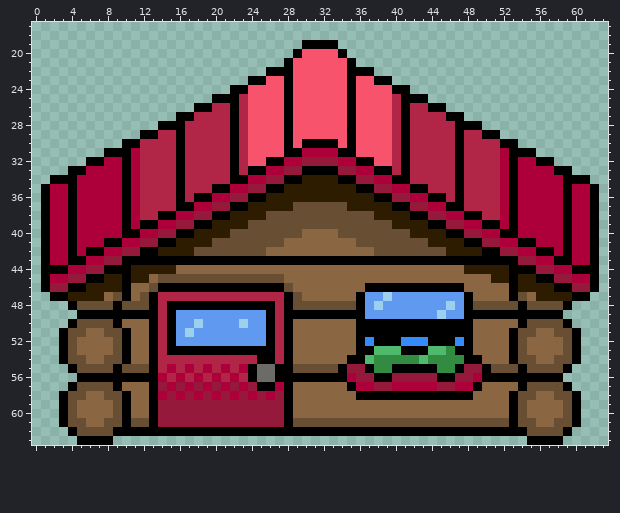
One commit to this pixel-art file: sprite/Pokemon Game/Log Cabin.aseprite. The first picture shows the starting point.
64x64 pixels, 1 frame. Shown: x 0..63, y 17..63.
And afterwards:
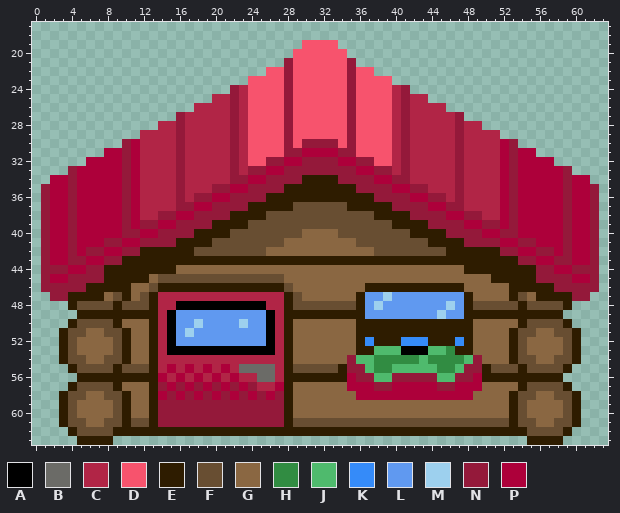
Palette (. is transparent): A #000000  B #6b6b67  C #b12546  D #f7536d  E #2e1c00  F #684e32  G #8a6742  H #318c42  J #4fba6d  K #358bf9  L #6099f0  M #9dd0ee  N #94193a  P #ad003a
Edits made:
y 19: x 30..33 AAAA -> DDDD
y 20: x 29 A -> D; x 34 A -> D
y 21: x 28 A -> N; x 35 A -> N
y 22: x 26..28 AAA -> DDN; x 35..37 AAA -> NDD
y 23: x 24..25 AA -> DD; x 28 A -> N; x 35 A -> N; x 38..39 AA -> DD
y 24: x 22..23 AA -> NC; x 28 A -> N; x 35 A -> N; x 40..41 AA -> CN
y 25: x 20..22 AAA -> CCN; x 28 A -> N; x 35 A -> N; x 41..43 AAA -> NCC
y 26: x 18..19 AA -> CC; x 22 A -> N; x 28 A -> N; x 35 A -> N; x 41 A -> N; x 44..45 AA -> CC
y 27: x 16..17 AA -> NC; x 22 A -> N; x 28 A -> N; x 35 A -> N; x 41 A -> N; x 46..47 AA -> CN
y 28: x 14..16 AAA -> CCN; x 22 A -> N; x 28 A -> N; x 35 A -> N; x 41 A -> N; x 47..49 AAA -> NCC
y 29: x 12..13 AA -> CC; x 16 A -> N; x 22 A -> N; x 28 A -> N; x 35 A -> N; x 41 A -> N; x 47 A -> N; x 50..51 AA -> CC
y 30: x 10..11 AA -> NP; x 16 A -> N; x 22 A -> N; x 28 A -> N; x 30..33 AAAA -> NNNN; x 35 A -> N; x 41 A -> N; x 47 A -> N; x 52..53 AA -> PN
y 31: x 8..10 AAA -> PPN; x 16 A -> N; x 22 A -> N; x 28..29 AA -> NN; x 34..35 AA -> NN; x 41 A -> N; x 47 A -> N; x 53..55 AAA -> NPP
y 32: x 6..7 AA -> PP; x 10 A -> N; x 16 A -> N; x 22 A -> N; x 26..27 AA -> NN; x 36..37 AA -> NN; x 41 A -> N; x 47 A -> N; x 53 A -> N; x 56..57 AA -> PP
y 33: x 4..5 AA -> NP; x 10 A -> N; x 16 A -> N; x 22 A -> N; x 24..25 AA -> NN; x 30..33 AAAA -> NNNN; x 38..39 AA -> NN; x 41 A -> N; x 47 A -> N; x 53 A -> N; x 58..59 AA -> PN
y 34: x 2..4 AAA -> PPN; x 10 A -> N; x 16 A -> N; x 22..23 AA -> NN; x 28..29 AA -> NN; x 34..35 AA -> NN; x 40..41 AA -> NN; x 47 A -> N; x 53 A -> N; x 59..61 AAA -> NPP
y 35: x 1 A -> N; x 4 A -> N; x 10 A -> N; x 16 A -> N; x 20..21 AA -> NN; x 26..27 AA -> NN; x 36..37 AA -> NN; x 42..43 AA -> NN; x 47 A -> N; x 53 A -> N; x 59 A -> N; x 62 A -> N
y 36: x 1 A -> N; x 4 A -> N; x 10 A -> N; x 16 A -> N; x 18..19 AA -> NN; x 24..25 AA -> NN; x 38..39 AA -> NN; x 44..45 AA -> NN; x 47 A -> N; x 53 A -> N; x 59 A -> N; x 62 A -> N
y 37: x 1 A -> N; x 4 A -> N; x 10 A -> N; x 16..17 AA -> NN; x 22..23 AA -> NN; x 40..41 AA -> NN; x 46..47 AA -> NN; x 53 A -> N; x 59 A -> N; x 62 A -> N
y 38: x 1 A -> N; x 4 A -> N; x 10 A -> N; x 14..15 AA -> NN; x 20..21 AA -> NN; x 42..43 AA -> NN; x 48..49 AA -> NN; x 53 A -> N; x 59 A -> N; x 62 A -> N
y 39: x 1 A -> N; x 4 A -> N; x 10 A -> N; x 12..13 AA -> NN; x 18..19 AA -> NN; x 44..45 AA -> NN; x 50..51 AA -> NN; x 53 A -> N; x 59 A -> N; x 62 A -> N
y 40: x 1 A -> N; x 4 A -> N; x 10..11 AA -> NN; x 16..17 AA -> NN; x 46..47 AA -> NN; x 52..53 AA -> NN; x 59 A -> N; x 62 A -> N
y 41: x 1 A -> N; x 4 A -> N; x 8..9 AA -> NN; x 14..15 AA -> NN; x 48..49 AA -> NN; x 54..55 AA -> NN; x 59 A -> N; x 62 A -> N
y 42: x 1 A -> N; x 4 A -> N; x 6..7 AA -> NN; x 12..13 AA -> EE; x 50..51 AA -> EE; x 56..57 AA -> NN; x 59 A -> N; x 62 A -> N
y 43: x 1 A -> N; x 4..5 AA -> NN; x 10..53 AAAAAAAAAAAAAAAAAAAAAAAAAAAAAAAAAAAAAAAAAAAA -> EEEEEEEEEEEEEEEEEEEEEEEEEEEEEEEEEEEEEEEEEEEE; x 58..59 AA -> NN; x 62 A -> N
y 44: x 1..3 AAA -> NNN; x 8..10 AAA -> EEE; x 53..55 AAA -> EEE; x 60..62 AAA -> NNN
y 45: x 1 A -> N; x 6..7 AA -> NN; x 10 A -> E; x 53 A -> E; x 56..57 AA -> NN; x 62 A -> N
y 46: x 1 A -> N; x 4..5 AA -> NN; x 10 A -> E; x 14..27 AAAAAAAAAAAAAA -> EEEEEEEEEEEEEE; x 37..47 AAAAAAAAAAA -> EEEEEEEEEEE; x 53 A -> E; x 58..59 AA -> NN; x 62 A -> N
y 47: x 2..3 AA -> NN; x 10 A -> E; x 13 A -> E; x 28 A -> E; x 36 A -> E; x 48 A -> E; x 53 A -> E; x 60..61 AA -> NN
y 48: x 4 A -> E; x 9 A -> E; x 13 A -> E; x 15 A -> C; x 26 A -> C; x 28 A -> E; x 36 A -> E; x 48 A -> E; x 54 A -> E; x 59 A -> E
y 49: x 5..13 AAAAAAAAA -> EEEEEEEEE; x 28..36 AAAAAAAAA -> EEEEEEEEE; x 48..58 AAAAAAAAAAA -> EEEEEEEEEEE
y 50: x 4 A -> E; x 9 A -> E; x 13 A -> E; x 28 A -> E; x 36..48 AAAAAAAAAAAAA -> EEEEEEEEEEEEE; x 54 A -> E; x 59 A -> E
y 51: x 3 A -> E; x 10 A -> E; x 13 A -> E; x 28 A -> E; x 36..48 AAAAAAAAAAAAA -> EEEEEEEEEEEEE; x 53 A -> E; x 60 A -> E
y 52: x 3 A -> E; x 10 A -> E; x 13 A -> E; x 28 A -> E; x 36 A -> E; x 38..40 AAA -> EEE; x 44..46 AAA -> EEE; x 48 A -> E; x 53 A -> E; x 60 A -> E
y 53: x 3 A -> E; x 10 A -> E; x 13 A -> E; x 28 A -> E; x 36..37 AA -> EE; x 47..48 AA -> EE; x 53 A -> E; x 60 A -> E
y 54: x 3 A -> E; x 10 A -> E; x 13 A -> E; x 25..26 AA -> CC; x 28 A -> E; x 35..36 AA -> NJ; x 48..49 AA -> JN; x 53 A -> E; x 60 A -> E
y 55: x 4 A -> E; x 9 A -> E; x 13 A -> E; x 23..24 PA -> BB; x 27..28 AA -> CE; x 34 A -> E; x 37 A -> J; x 40..44 AAAAA -> JJJJJ; x 47 A -> J; x 50 A -> E; x 54 A -> E; x 59 A -> E
y 56: x 5..13 AAAAAAAAA -> EEEEEEEEE; x 24 A -> C; x 27..34 AAAAAAAA -> CEEEEEEE; x 38..39 AA -> JJ; x 45..46 AA -> JJ; x 50..58 AAAAAAAAA -> EEEEEEEEE
y 57: x 4 A -> E; x 9 A -> E; x 13 A -> E; x 25..26 AA -> CC; x 28 A -> E; x 35 A -> P; x 49 A -> P; x 54 A -> E; x 59 A -> E
y 58: x 3 A -> E; x 10 A -> E; x 13 A -> E; x 28 A -> E; x 36..48 AAAAAAAAAAAAA -> PPPPPPPPPPPPP; x 53 A -> E; x 60 A -> E
y 59..61: x 3 A -> E; x 10 A -> E; x 13 A -> E; x 28 A -> E; x 53 A -> E; x 60 A -> E
y 62: x 4 A -> E; x 9..54 AAAAAAAAAAAAAAAAAAAAAAAAAAAAAAAAAAAAAAAAAAAAAA -> EEEEEEEEEEEEEEEEEEEEEEEEEEEEEEEEEEEEEEEEEEEEEE; x 59 A -> E
y 63: x 5..8 AAAA -> EEEE; x 55..58 AAAA -> EEEE
Pixel boxes of the changes (left, top, right, bottom) in both pictures:
changed: (41, 40, 599, 445)
